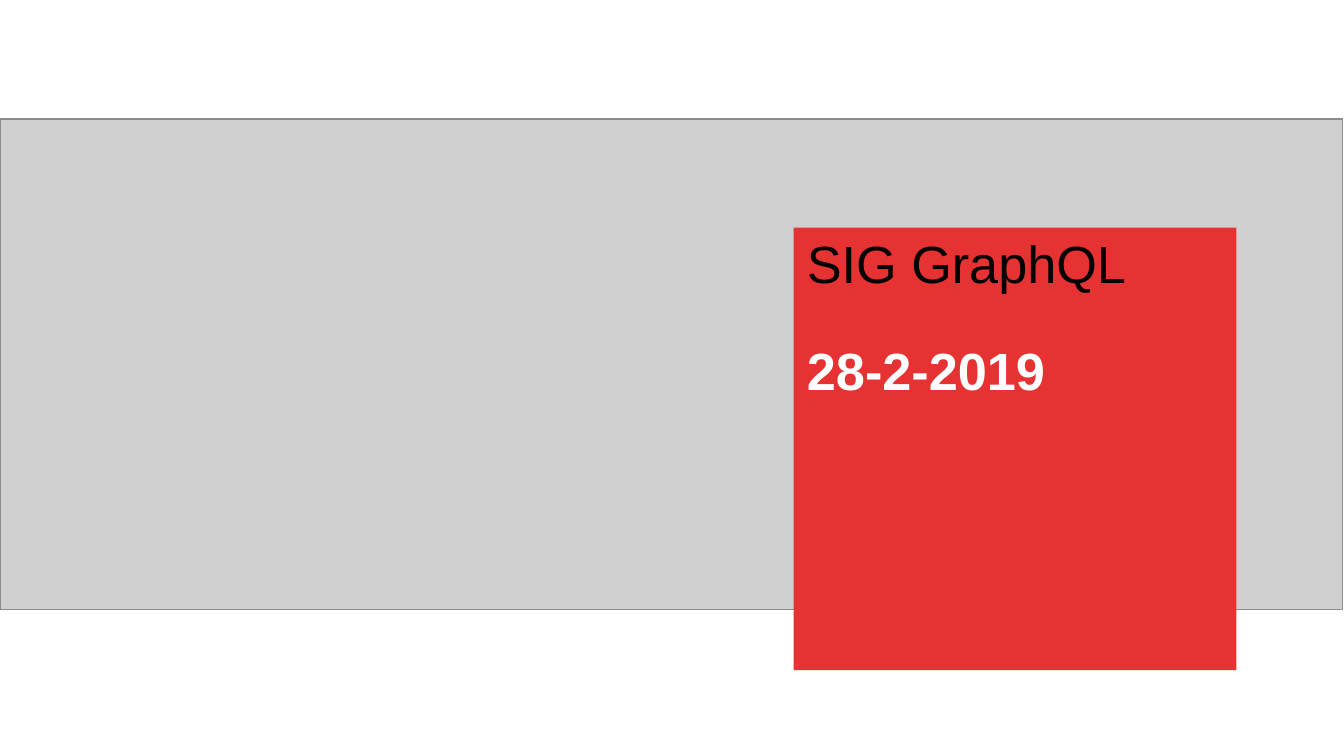
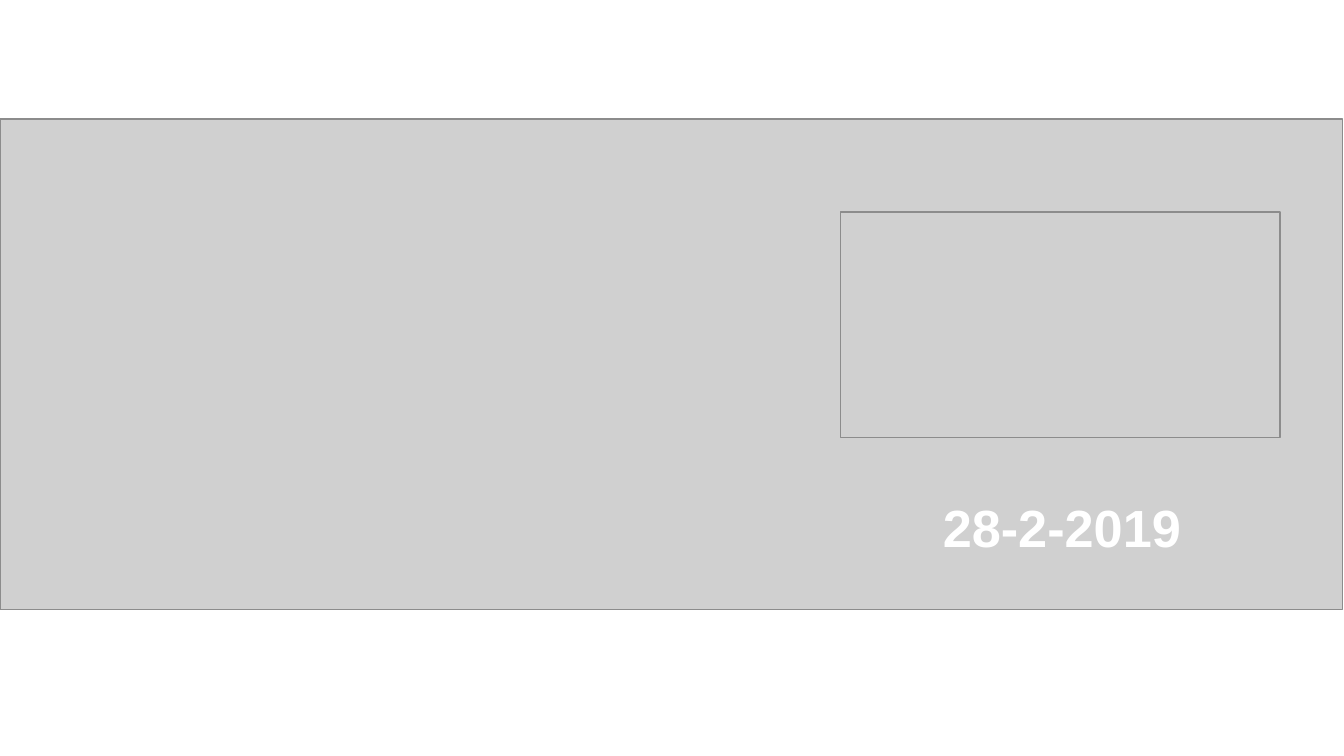
Before and after one commit to AMIS-Services/sig-graphql, a slide deck: slide 1 of slides/graphq-slides.pptx. Drawn at 1344x756 pixels with LibreOffice and Linux fonts; fonts in the diff are those of the drawing; grey boxes stand for pictures; background and template pictures are left out. Boxes give left, top, right and bottom in pixels: in the first picture for what was removed or moved away, otherwise in the second. Text is boxed around its words. In the diff, an @@ line names an element or a change of style, - is before the commit and + after.

```diff
--- a/slides/graphq-slides.pptx
+++ b/slides/graphq-slides.pptx
@@ picture added at bbox=[840, 212, 1279, 438] @@
@@ text at bbox=[807, 245, 1126, 293]: paragraph removed @@
-SIG GraphQL
@@ text "28-2-2019": place and size @@
-text "28-2-2019" at bbox=[794, 227, 1236, 669]
+text "28-2-2019" at bbox=[943, 511, 1181, 547]
@@ text "28-2-2019" at bbox=[943, 511, 1181, 547]: alignment left to centre; fill #E63232 to none @@
```
Also in this commit, not shown: 3 other slides changed, 7 slides added, 2 slides removed.
